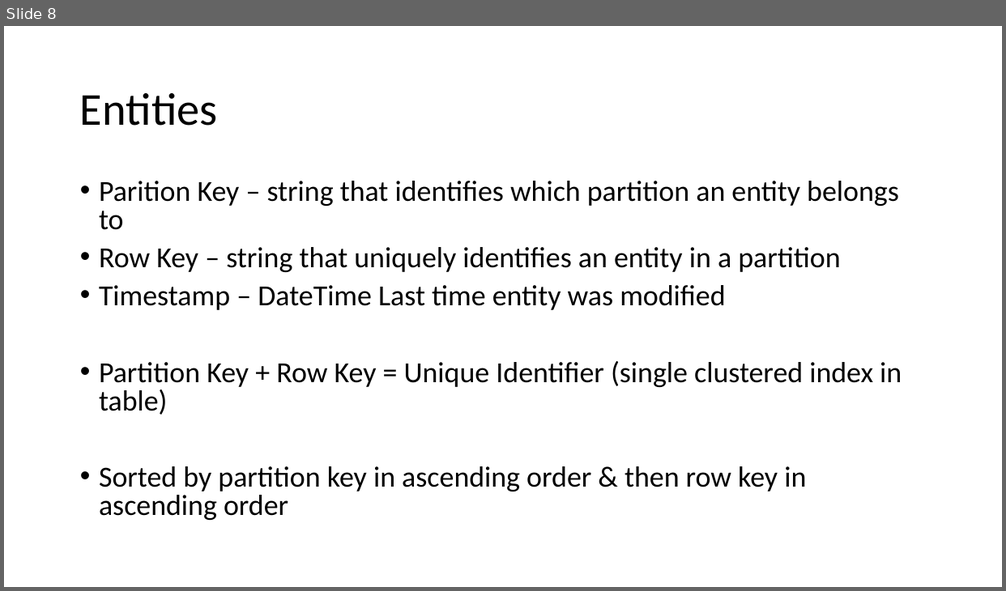
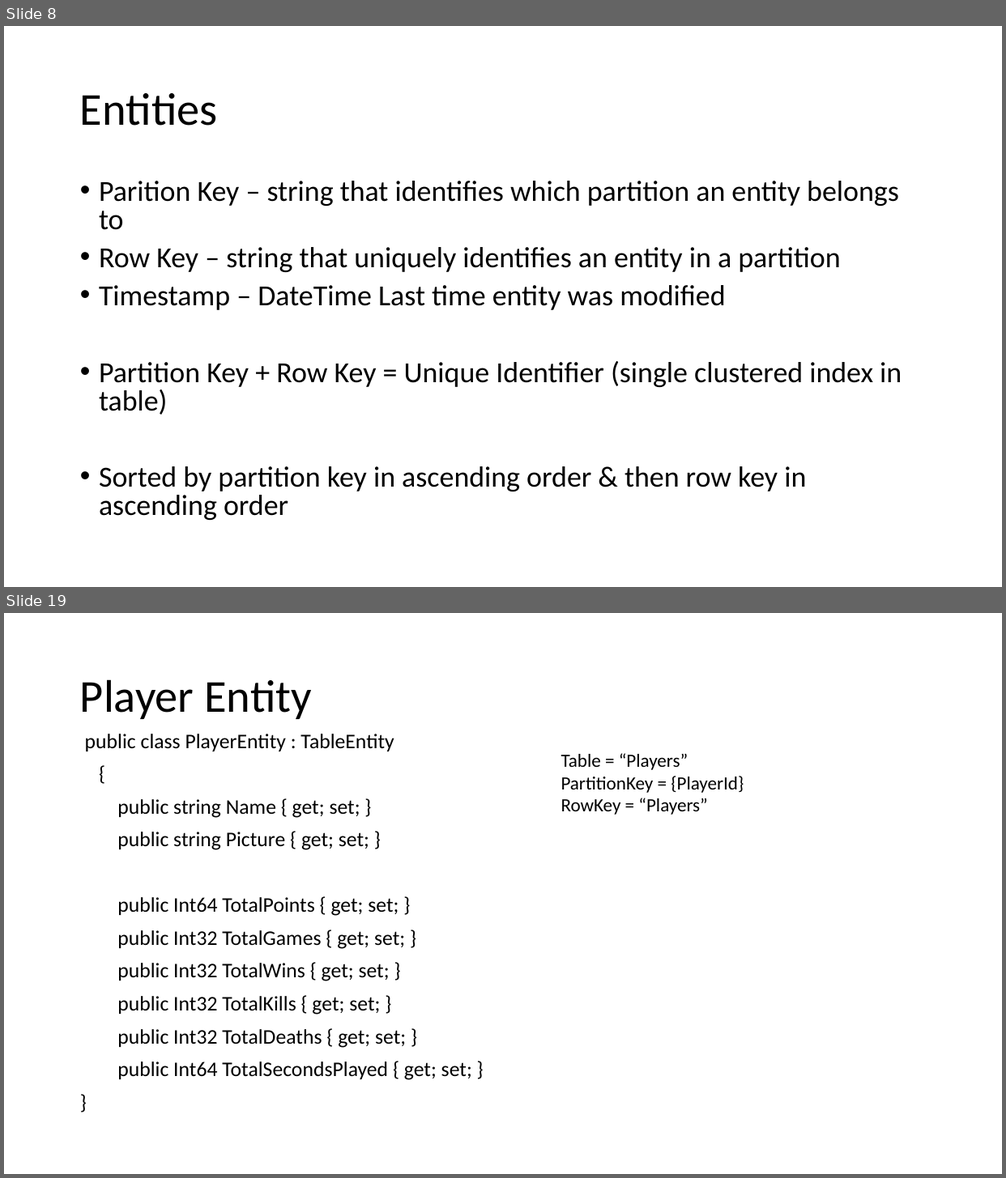
Before and after one commit to CaitieM20/DotNetConf, a slide deck: Patterns & Best Practices For Moving From RDBMS to Azure Storage.pptx. Shown one above the other, each under a label of ours: slide 8 before the commit, slides 8 and 19 after it; the slides between them are not shown. The pictures are 1006x591 and 1006x1178 pixels, drawn with LibreOffice and Linux fonts; fonts in the diff are those of the drawing. Boxes give left, top, right and bottom in pixels: in the first picture for what was removed or moved away, otherwise in the second. Text is boxed around its words. In the diff, an @@ line names an element or a change of style, - is before the commit and + after.

```diff
--- a/Patterns & Best Practices For Moving From RDBMS to Azure Storage.pptx
+++ b/Patterns & Best Practices For Moving From RDBMS to Azure Storage.pptx
@@ slide 19 added at box(4, 613, 1002, 1174), background #FFFFFF @@
@@ title added at box(80, 679, 312, 719), 44 pt, text #000000 @@
+Player Entity
@@ text added at box(85, 734, 472, 1080), 20 pt, text #000000 @@
+public class PlayerEntity : TableEntity
+{
+public string Name { get; set; }
+public string Picture { get; set; }
+public Int64 TotalPoints { get; set; }
+public Int32 TotalGames { get; set; }
+public Int32 TotalWins { get; set; }
+public Int32 TotalKills { get; set; }
+public Int32 TotalDeaths { get; set; }
+public Int64 TotalSecondsPlayed { get; set; }
+}
@@ text added at box(561, 753, 744, 815), 18 pt, text #000000 @@
+Table = “Players”
+PartitionKey = {PlayerId}
+RowKey = “Players”
```
Also in this commit, not shown: 18 other slides added.
